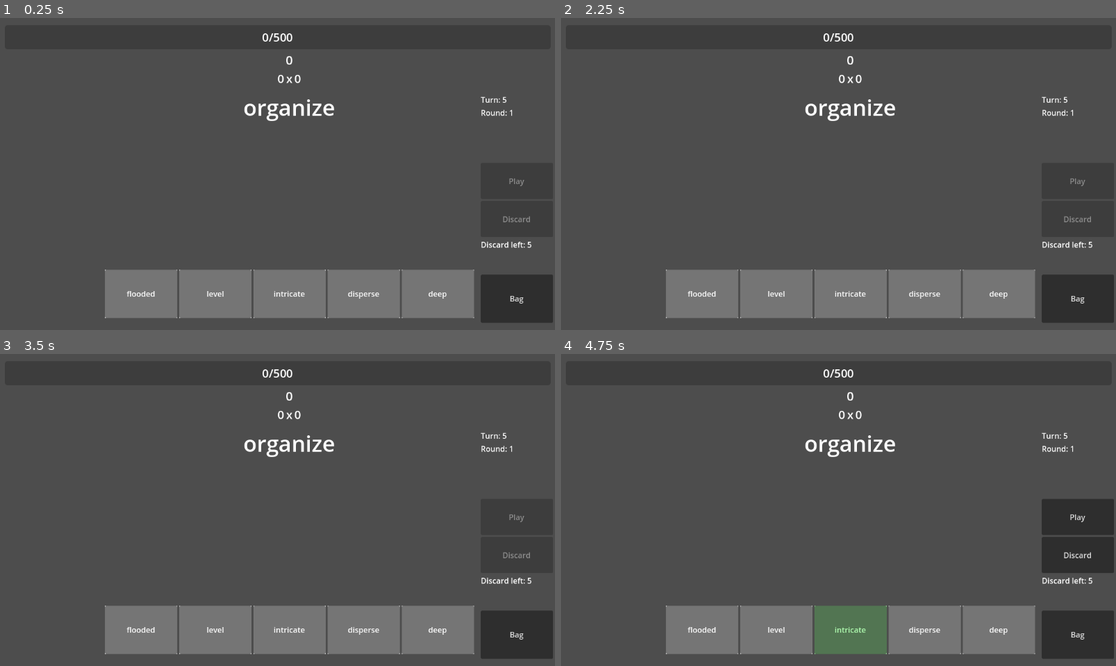
Above: before the commit, frames 1-4 (two rows, left to right).
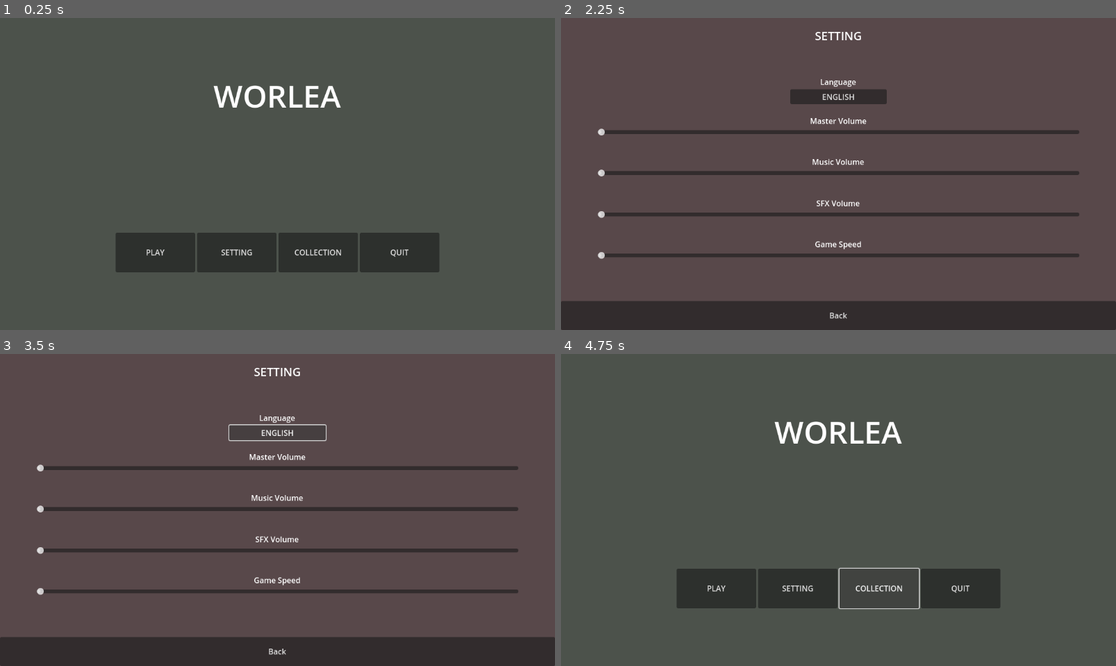
Above: after the commit, the same moments.

Repository: BMinh166/english-game-learning
Game: Godot game, scene res://scenes/Screen/main_menu.tscn
The game is run twice, just before and just after one commit, with the same random seed, the same clock (stepped at 60 frames per second) and the same inputs. Before the commit the project starts from res://scenes/Main.tscn.
Inputs (mouse positions are in pixels of both pictures, inside the frame that each line leads up to):
- Up to frame 1 (0.25 s): no input
- Up to frame 2 (2.25 s): click (1077, 298) at 0.5 s, where only the run before the commit has a clickable "Bag"; click (677, 83) at 1.25 s, where only the run before the commit has a clickable "Back"; click (799, 252) at 2 s, where only the run after the commit has a clickable "SETTING"
- Up to frame 3 (3.5 s): click (277, 432) at 2.75 s, where only the run after the commit has a clickable "ENGLISH"
- Up to frame 4 (4.75 s): click (838, 650) at 3.5 s, where only the run after the commit has a clickable "Back"; click (877, 588) at 4.25 s, where only the run after the commit has a clickable "COLLECTION"

The runs differ from the first frame. In frame 1, 20% of the frame differs, in the area x 18-100%, y 4-98%; in frame 2, 32%, in the area x 0-100%, y 2-100%; in frame 3, 31%; in frame 4, 22%.

Commit message:
Add Menu, Setting, GameOver screen

Diff:
--- a/project.godot
+++ b/project.godot
@@ -11,7 +11,7 @@
 [application]
 
 config/name="english-game"
-run/main_scene="uid://b5of4wmqava30"
+run/main_scene="uid://bahuldnv1aakw"
 config/features=PackedStringArray("4.5", "Forward Plus")
 config/icon="res://icon.svg"
 
--- /dev/null
+++ b/scenes/Screen/GameOver.gd
@@ -0,0 +1,27 @@
+extends Control
+
+@onready var score_label = $GameOver/CenterContainer/MenuContainer/ButtonContainer/ScoreLabel
+@onready var round_label = $GameOver/CenterContainer/MenuContainer/ButtonContainer/RoundLabel
+
+func _ready():
+	pass
+	#var data = SaveManager.save_data["last_run"]
+#
+	#score_label.text = (
+		#"Score: " + str(data["score"])
+	#)
+#
+	#round_label.text = (
+		#"Round: " + str(data["round"])
+	#)
+
+func _on_new_game_button_pressed() -> void:
+		get_tree().change_scene_to_file(
+		"res://scenes/Main.tscn"
+	)
+
+
+func _on_main_menu_button_pressed() -> void:
+		get_tree().change_scene_to_file(
+		"res://scenes/Screen/main_menu.tscn"
+	)
--- /dev/null
+++ b/scenes/Screen/Setting.gd
@@ -0,0 +1,7 @@
+extends Control
+
+
+func _on_back_button_pressed() -> void:
+		get_tree().change_scene_to_file(
+		"res://scenes/Screen/main_menu.tscn"
+	)
--- /dev/null
+++ b/scenes/Screen/game_over.tscn
@@ -0,0 +1,83 @@
+[gd_scene load_steps=3 format=3 uid="uid://df7ghxudsrgia"]
+
+[ext_resource type="Script" uid="uid://c3dlhtahacg4i" path="res://scenes/Screen/GameOver.gd" id="1_a02d3"]
+
+[sub_resource type="LabelSettings" id="LabelSettings_bvsfx"]
+font_size = 24
+
+[node name="GameOver" type="Control"]
+layout_mode = 3
+anchors_preset = 15
+anchor_right = 1.0
+anchor_bottom = 1.0
+grow_horizontal = 2
+grow_vertical = 2
+script = ExtResource("1_a02d3")
+
+[node name="GameOver" type="CanvasLayer" parent="."]
+
+[node name="ColorRect" type="ColorRect" parent="GameOver"]
+anchors_preset = 15
+anchor_right = 1.0
+anchor_bottom = 1.0
+grow_horizontal = 2
+grow_vertical = 2
+color = Color(1, 0.3882353, 0.4, 0.12156863)
+
+[node name="CenterContainer" type="CenterContainer" parent="GameOver"]
+anchors_preset = 15
+anchor_right = 1.0
+anchor_bottom = 1.0
+grow_horizontal = 2
+grow_vertical = 2
+
+[node name="ColorRect" type="ColorRect" parent="GameOver/CenterContainer"]
+custom_minimum_size = Vector2(400, 300)
+layout_mode = 2
+color = Color(0.49803922, 0.44705883, 0.6117647, 0.2)
+
+[node name="MenuContainer" type="VBoxContainer" parent="GameOver/CenterContainer"]
+custom_minimum_size = Vector2(400, 300)
+layout_mode = 2
+
+[node name="GameOverLabel" type="Label" parent="GameOver/CenterContainer/MenuContainer"]
+layout_mode = 2
+size_flags_vertical = 0
+text = "GAME OVER"
+label_settings = SubResource("LabelSettings_bvsfx")
+horizontal_alignment = 1
+vertical_alignment = 1
+
+[node name="ButtonContainer" type="VBoxContainer" parent="GameOver/CenterContainer/MenuContainer"]
+custom_minimum_size = Vector2(400, 200)
+layout_mode = 2
+size_flags_vertical = 6
+
+[node name="RoundLabel" type="Label" parent="GameOver/CenterContainer/MenuContainer/ButtonContainer"]
+layout_mode = 2
+size_flags_vertical = 0
+text = "Round:"
+horizontal_alignment = 1
+vertical_alignment = 1
+
+[node name="ScoreLabel" type="Label" parent="GameOver/CenterContainer/MenuContainer/ButtonContainer"]
+layout_mode = 2
+size_flags_vertical = 0
+text = "Score:"
+horizontal_alignment = 1
+vertical_alignment = 1
+
+[node name="NewGameButton" type="Button" parent="GameOver/CenterContainer/MenuContainer/ButtonContainer"]
+custom_minimum_size = Vector2(0, 60)
+layout_mode = 2
+size_flags_vertical = 6
+text = "New Game"
+
+[node name="MainMenuButton" type="Button" parent="GameOver/CenterContainer/MenuContainer/ButtonContainer"]
+custom_minimum_size = Vector2(0, 60)
+layout_mode = 2
+size_flags_vertical = 6
+text = "Main Menu"
+
+[connection signal="pressed" from="GameOver/CenterContainer/MenuContainer/ButtonContainer/NewGameButton" to="." method="_on_new_game_button_pressed"]
+[connection signal="pressed" from="GameOver/CenterContainer/MenuContainer/ButtonContainer/MainMenuButton" to="." method="_on_main_menu_button_pressed"]
--- /dev/null
+++ b/scenes/Screen/main_menu.tscn
@@ -0,0 +1,83 @@
+[gd_scene load_steps=3 format=3 uid="uid://bahuldnv1aakw"]
+
+[ext_resource type="Script" uid="uid://bt2rq2sxg1hy7" path="res://scripts/Screen/MainMenu.gd" id="1_1qmrp"]
+
+[sub_resource type="LabelSettings" id="LabelSettings_1qmrp"]
+font_size = 64
+
+[node name="MainMenu" type="Control"]
+layout_mode = 3
+anchors_preset = 15
+anchor_right = 1.0
+anchor_bottom = 1.0
+grow_horizontal = 2
+grow_vertical = 2
+script = ExtResource("1_1qmrp")
+
+[node name="MainMenu" type="CanvasLayer" parent="."]
+
+[node name="ColorRect" type="ColorRect" parent="MainMenu"]
+anchors_preset = 15
+anchor_right = 1.0
+anchor_bottom = 1.0
+grow_horizontal = 2
+grow_vertical = 2
+color = Color(0.26786906, 0.49610853, 0.2448104, 0.101960786)
+
+[node name="CenterContainer" type="CenterContainer" parent="MainMenu"]
+anchors_preset = 15
+anchor_right = 1.0
+anchor_bottom = 1.0
+grow_horizontal = 2
+grow_vertical = 2
+size_flags_horizontal = 3
+size_flags_vertical = 3
+
+[node name="VBoxContainer" type="VBoxContainer" parent="MainMenu/CenterContainer"]
+custom_minimum_size = Vector2(1152, 648)
+layout_mode = 2
+
+[node name="GameName" type="Label" parent="MainMenu/CenterContainer/VBoxContainer"]
+layout_mode = 2
+size_flags_horizontal = 4
+size_flags_vertical = 3
+text = "WORLEA"
+label_settings = SubResource("LabelSettings_1qmrp")
+horizontal_alignment = 1
+vertical_alignment = 1
+
+[node name="MarginContainer" type="MarginContainer" parent="MainMenu/CenterContainer/VBoxContainer"]
+layout_mode = 2
+size_flags_vertical = 3
+theme_override_constants/margin_left = 240
+theme_override_constants/margin_top = 120
+theme_override_constants/margin_right = 240
+theme_override_constants/margin_bottom = 120
+
+[node name="ButtonContainer" type="HBoxContainer" parent="MainMenu/CenterContainer/VBoxContainer/MarginContainer"]
+layout_mode = 2
+size_flags_vertical = 3
+
+[node name="PlayButton" type="Button" parent="MainMenu/CenterContainer/VBoxContainer/MarginContainer/ButtonContainer"]
+layout_mode = 2
+size_flags_horizontal = 3
+text = "PLAY"
+
+[node name="SettingButton" type="Button" parent="MainMenu/CenterContainer/VBoxContainer/MarginContainer/ButtonContainer"]
+layout_mode = 2
+size_flags_horizontal = 3
+text = "SETTING"
+
+[node name="CollectionButton" type="Button" parent="MainMenu/CenterContainer/VBoxContainer/MarginContainer/ButtonContainer"]
+layout_mode = 2
+size_flags_horizontal = 3
+text = "COLLECTION"
+
+[node name="QuitButton" type="Button" parent="MainMenu/CenterContainer/VBoxContainer/MarginContainer/ButtonContainer"]
+layout_mode = 2
+size_flags_horizontal = 3
+text = "QUIT"
+
+[connection signal="pressed" from="MainMenu/CenterContainer/VBoxContainer/MarginContainer/ButtonContainer/PlayButton" to="." method="_on_play_button_pressed"]
+[connection signal="pressed" from="MainMenu/CenterContainer/VBoxContainer/MarginContainer/ButtonContainer/SettingButton" to="." method="_on_setting_button_pressed"]
+[connection signal="pressed" from="MainMenu/CenterContainer/VBoxContainer/MarginContainer/ButtonContainer/QuitButton" to="." method="_on_quit_button_pressed"]
--- /dev/null
+++ b/scenes/Screen/setting.tscn
@@ -0,0 +1,129 @@
+[gd_scene load_steps=3 format=3 uid="uid://tf7btkdaq2ha"]
+
+[ext_resource type="Script" uid="uid://cagropjgcq88j" path="res://scenes/Screen/Setting.gd" id="1_78ite"]
+
+[sub_resource type="LabelSettings" id="LabelSettings_d514q"]
+font_size = 24
+
+[node name="Setting" type="Control"]
+layout_mode = 3
+anchors_preset = 15
+anchor_right = 1.0
+anchor_bottom = 1.0
+grow_horizontal = 2
+grow_vertical = 2
+script = ExtResource("1_78ite")
+
+[node name="Setting" type="CanvasLayer" parent="."]
+
+[node name="CenterContainer" type="CenterContainer" parent="Setting"]
+anchors_preset = 15
+anchor_right = 1.0
+anchor_bottom = 1.0
+grow_horizontal = 2
+grow_vertical = 2
+
+[node name="ColorRect" type="ColorRect" parent="Setting/CenterContainer"]
+custom_minimum_size = Vector2(1152, 648)
+layout_mode = 2
+color = Color(1, 0, 0.14117648, 0.0627451)
+
+[node name="MarginContainer" type="MarginContainer" parent="Setting/CenterContainer"]
+custom_minimum_size = Vector2(1152, 648)
+layout_mode = 2
+theme_override_constants/margin_top = 20
+
+[node name="VBoxContainer" type="VBoxContainer" parent="Setting/CenterContainer/MarginContainer"]
+layout_mode = 2
+
+[node name="SettingLabel" type="Label" parent="Setting/CenterContainer/MarginContainer/VBoxContainer"]
+layout_mode = 2
+text = "SETTING"
+label_settings = SubResource("LabelSettings_d514q")
+horizontal_alignment = 1
+vertical_alignment = 1
+
+[node name="VBoxContainer" type="VBoxContainer" parent="Setting/CenterContainer/MarginContainer/VBoxContainer"]
+custom_minimum_size = Vector2(1000, 400)
+layout_mode = 2
+size_flags_horizontal = 4
+size_flags_vertical = 6
+
+[node name="Language" type="VBoxContainer" parent="Setting/CenterContainer/MarginContainer/VBoxContainer/VBoxContainer"]
+layout_mode = 2
+
+[node name="LanguageLabel" type="Label" parent="Setting/CenterContainer/MarginContainer/VBoxContainer/VBoxContainer/Language"]
+layout_mode = 2
+text = "Language"
+horizontal_alignment = 1
+vertical_alignment = 1
+
+[node name="LanguageButton" type="Button" parent="Setting/CenterContainer/MarginContainer/VBoxContainer/VBoxContainer/Language"]
+custom_minimum_size = Vector2(200, 0)
+layout_mode = 2
+size_flags_horizontal = 4
+text = "ENGLISH"
+
+[node name="MasterVolume" type="VBoxContainer" parent="Setting/CenterContainer/MarginContainer/VBoxContainer/VBoxContainer"]
+layout_mode = 2
+size_flags_vertical = 6
+
+[node name="MasterLabel" type="Label" parent="Setting/CenterContainer/MarginContainer/VBoxContainer/VBoxContainer/MasterVolume"]
+layout_mode = 2
+text = "Master Volume"
+horizontal_alignment = 1
+vertical_alignment = 1
+
+[node name="MasterSlider" type="HSlider" parent="Setting/CenterContainer/MarginContainer/VBoxContainer/VBoxContainer/MasterVolume"]
+layout_mode = 2
+size_flags_vertical = 6
+
+[node name="MusicVolume" type="VBoxContainer" parent="Setting/CenterContainer/MarginContainer/VBoxContainer/VBoxContainer"]
+layout_mode = 2
+size_flags_vertical = 6
+
+[node name="MusicLabel" type="Label" parent="Setting/CenterContainer/MarginContainer/VBoxContainer/VBoxContainer/MusicVolume"]
+layout_mode = 2
+text = "Music Volume"
+horizontal_alignment = 1
+vertical_alignment = 1
+
+[node name="MusicSlider" type="HSlider" parent="Setting/CenterContainer/MarginContainer/VBoxContainer/VBoxContainer/MusicVolume"]
+layout_mode = 2
+size_flags_vertical = 6
+
+[node name="SFXVolume" type="VBoxContainer" parent="Setting/CenterContainer/MarginContainer/VBoxContainer/VBoxContainer"]
+layout_mode = 2
+size_flags_vertical = 6
+
+[node name="SFXLabel" type="Label" parent="Setting/CenterContainer/MarginContainer/VBoxContainer/VBoxContainer/SFXVolume"]
+layout_mode = 2
+text = "SFX Volume"
+horizontal_alignment = 1
+vertical_alignment = 1
+
+[node name="SFXSlider" type="HSlider" parent="Setting/CenterContainer/MarginContainer/VBoxContainer/VBoxContainer/SFXVolume"]
+layout_mode = 2
+
+[node name="GameSpeed" type="VBoxContainer" parent="Setting/CenterContainer/MarginContainer/VBoxContainer/VBoxContainer"]
+layout_mode = 2
+size_flags_vertical = 6
+
+[node name="GameSpeed" type="Label" parent="Setting/CenterContainer/MarginContainer/VBoxContainer/VBoxContainer/GameSpeed"]
+layout_mode = 2
+text = "Game Speed"
+horizontal_alignment = 1
+vertical_alignment = 1
+
+[node name="GameSpeedSlider" type="HSlider" parent="Setting/CenterContainer/MarginContainer/VBoxContainer/VBoxContainer/GameSpeed"]
+layout_mode = 2
+size_flags_vertical = 6
+max_value = 4.0
+
+[node name="BackButton" type="Button" parent="Setting/CenterContainer/MarginContainer/VBoxContainer"]
+custom_minimum_size = Vector2(0, 60)
+layout_mode = 2
+size_flags_vertical = 8
+text = "Back"
+
+[connection signal="pressed" from="Setting/CenterContainer/MarginContainer/VBoxContainer/BackButton" to="." method="_on_back_button_pressed"]
--- a/scripts/GameManager.gd
+++ b/scripts/GameManager.gd
@@ -389,10 +389,10 @@
 	# 👉 áp dụng mult cuối (ROUND TẠI ĐÂY)
 	mult = int(round(final_mult))
 
-	mult *= int(round(final_mult))
-	mult *= int(round(final_mult))
-	mult *= int(round(final_mult))
-	mult *= int(round(final_mult))
+	#mult *= int(round(final_mult))
+	#mult *= int(round(final_mult))
+	#mult *= int(round(final_mult))
+	#mult *= int(round(final_mult))
 	# =====================
 	# FINAL ITEM MODIFY
 	# =====================
@@ -884,15 +884,19 @@
 
 	SaveManager.save_game()
 
-	is_scoring = false
-
-	emit_signal("clear_center_cards")
-
-	reset_state()
+	#is_scoring = false
+#
+	#emit_signal("clear_center_cards")
+#
+	#reset_state()
 
 	emit_signal("update_item_ui")
 
 	start_game()
+
+	get_tree().change_scene_to_file(
+			"res://scenes/Screen/game_over.tscn"
+		)
 
 func reset_state():
 		# reset state
--- /dev/null
+++ b/scripts/Screen/MainMenu.gd
@@ -0,0 +1,16 @@
+extends Control
+
+
+func _on_play_button_pressed() -> void:
+		get_tree().change_scene_to_file(
+		"res://scenes/Main.tscn"
+	)
+
+func _on_setting_button_pressed() -> void:
+		get_tree().change_scene_to_file(
+		"res://scenes/Screen/setting.tscn"
+	)
+
+
+func _on_quit_button_pressed() -> void:
+		get_tree().quit()
Not shown, added: scenes/Screen/GameOver.gd.uid
Not shown, added: scenes/Screen/Setting.gd.uid
Not shown, added: scripts/Screen/MainMenu.gd.uid
